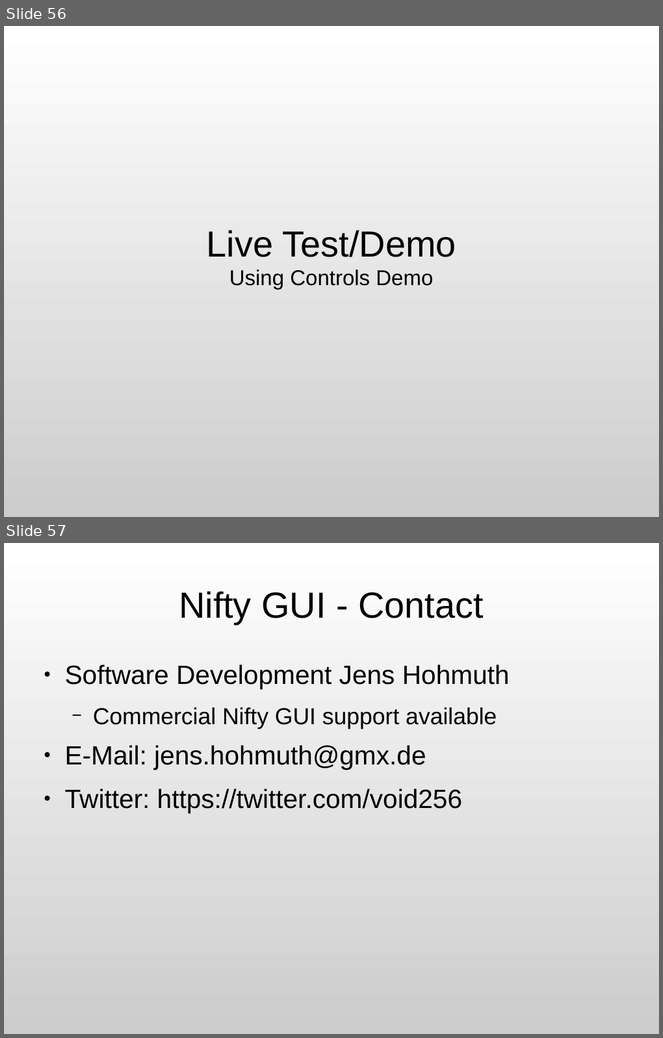
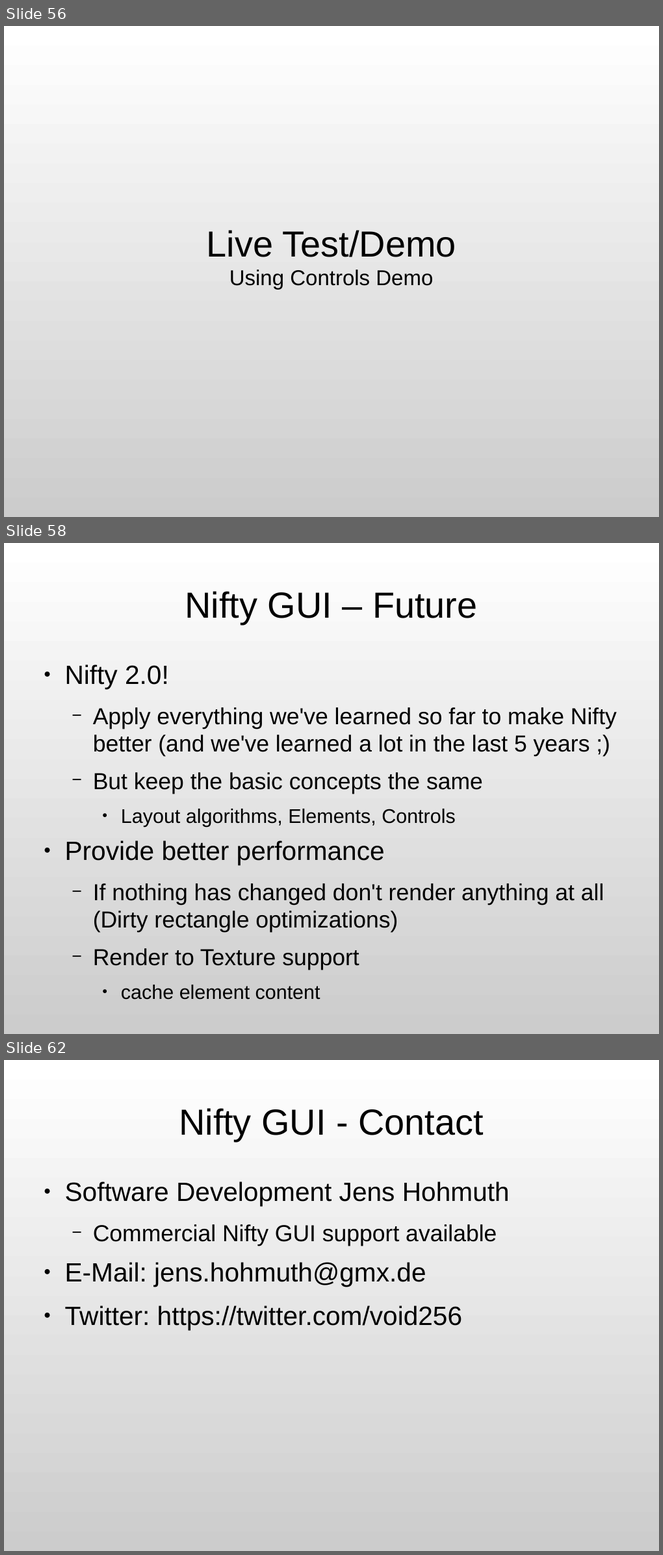
Before and after one commit to JogAmp/jogamp.org, a slide deck: doc/siggraph2013/bof/jens/jogl-bof-2013-nifty-gui.odp. Shown one above the other, each under a label of ours: slides 56 and 57 before the commit, slides 56, 58 and 62 after it; the slides between them are not shown. The pictures are 663x1038 and 663x1555 pixels, drawn with LibreOffice and Linux fonts; fonts in the diff are those of the drawing. Boxes give left, top, right and bottom in pixels: in the first picture for what was removed or moved away, otherwise in the second. Text is boxed around its words. In the diff, an @@ line names an element or a change of style, - is before the commit and + after.

```diff
--- a/doc/siggraph2013/bof/jens/jogl-bof-2013-nifty-gui.odp
+++ b/doc/siggraph2013/bof/jens/jogl-bof-2013-nifty-gui.odp
@@ slide 58 added at (x1=4, y1=543, x2=659, y2=1034), background gradient #FFFFFF to #CCCCCC @@
@@ title added at (x1=185, y1=591, x2=477, y2=624), 44 pt, text #000000 @@
+Nifty GUI – Future
@@ text added at (x1=65, y1=665, x2=617, y2=970), 28 pt, text #000000 @@
+● Nifty 2.0!
+  − Apply everything we've learned so far to make Nifty better (and we've learned a lot in the last 5 years ;)
+  − But keep the basic concepts the same
+    ● Layout algorithms, Elements, Controls
+● Provide better performance
+  − If nothing has changed don't render anything at all
+    (Dirty rectangle optimizations)
+  − Render to Texture support
+    ● cache element content
@@ what was slide 57 is now slide 62 @@
```
Also in this commit, not shown: 1 slide changed, 5 other slides added, 2 other files.
